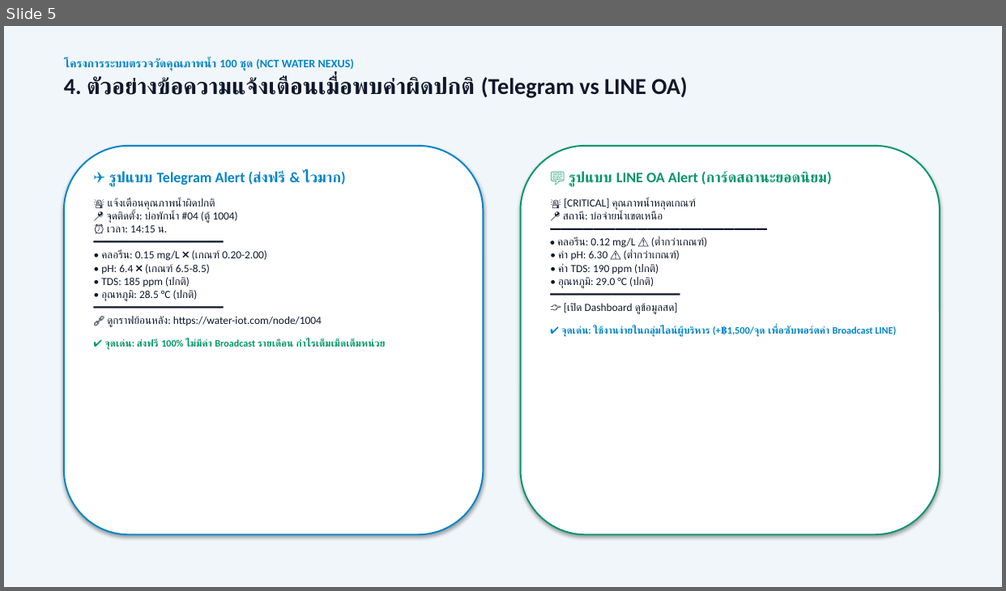
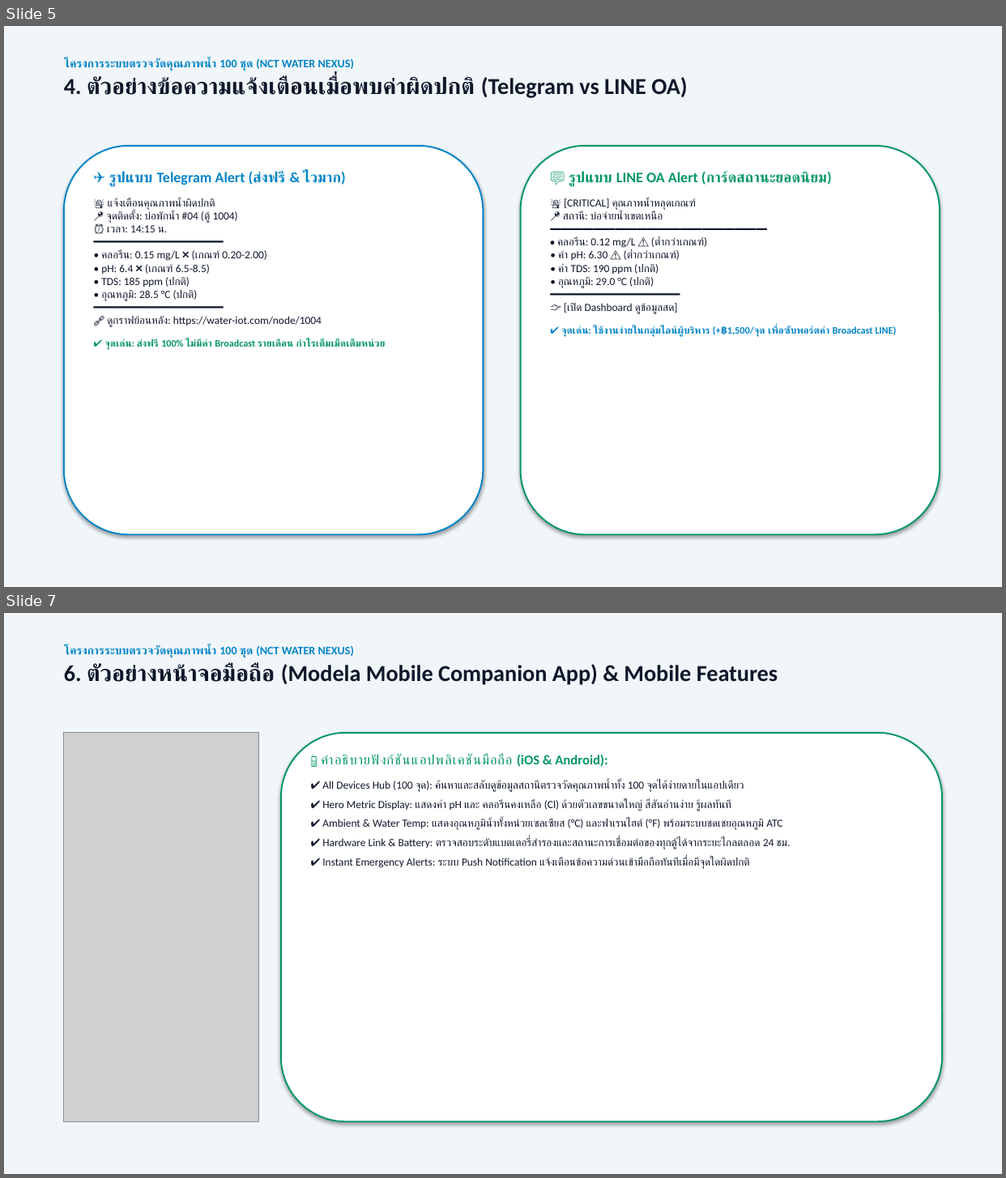
Before and after one commit to WoobWarb/nct-water-nexus, a slide deck: NCT_Water_Nexus_Report_and_Pricing.pptx. Shown one above the other, each under a label of ours: slide 5 before the commit, slides 5 and 7 after it; the slides between them are not shown. The pictures are 1006x591 and 1006x1178 pixels, drawn with LibreOffice and Linux fonts; fonts in the diff are those of the drawing; grey boxes stand for pictures. Boxes give left, top, right and bottom in pixels: in the first picture for what was removed or moved away, otherwise in the second. Text is boxed around its words. In the diff, an @@ line names an element or a change of style, - is before the commit and + after.

Commit message:
Add full UI screenshots and feature explanations to PDF, PPTX, and HTML presentation

```diff
--- a/NCT_Water_Nexus_Report_and_Pricing.pptx
+++ b/NCT_Water_Nexus_Report_and_Pricing.pptx
@@ slide 7 added at box(4, 613, 1002, 1174), background #F1F6FB @@
@@ text added at box(64, 645, 778, 685), 22 pt, text #0F172A, bold @@
+โครงการระบบตรวจวัดคุณภาพน้ำ 100 ชุด (NCT WATER NEXUS)
+6. ตัวอย่างหน้าจอมือถือ (Modela Mobile Companion App) & Mobile Features
@@ picture added at box(64, 733, 258, 1122) @@
@@ rounded rectangle added at box(281, 733, 942, 1122), fill #FFFFFF, outline #059669 1.5 pt @@
@@ text added at box(321, 754, 790, 869), 10.5 pt, text #0F172A @@
+📱 คำอธิบายฟังก์ชันแอปพลิเคชันมือถือ (iOS & Android):
+✔ All Devices Hub (100 จุด): ค้นหาและสลับดูข้อมูลสถานีตรวจวัดคุณภาพน้ำทั้ง 100 จุดได้ง่ายดายในแอปเดียว
+✔ Hero Metric Display: แสดงค่า pH และ คลอรีนคงเหลือ (Cl) ด้วยตัวเลขขนาดใหญ่ สีสันอ่านง่าย รู้ผลทันที
+✔ Ambient & Water Temp: แสดงอุณหภูมิน้ำทั้งหน่วยเซลเซียส (°C) และฟาเรนไฮต์ (°F) พร้อมระบบชดเชยอุณหภูมิ ATC
+✔ Hardware Link & Battery: ตรวจสอบระดับแบตเตอรี่สำรองและสถานะการเชื่อมต่อของทุกตู้ได้จากระยะไกลตลอด 24 ชม.
+✔ Instant Emergency Alerts: ระบบ Push Notification แจ้งเตือนข้อความด่วนเข้ามือถือทันทีเมื่อมีจุดใดผิดปกติ
```
Also in this commit, not shown: 1 other slide added, 2 slides removed, 7 other files.
